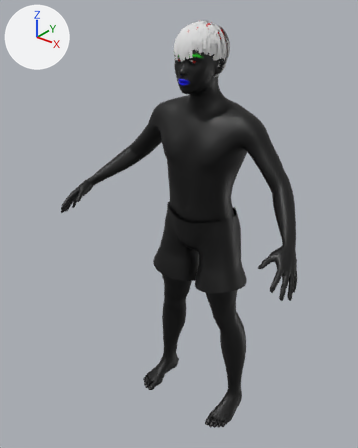
The glTF model public/surfer/male.glb as it was, and as the next commit left it.
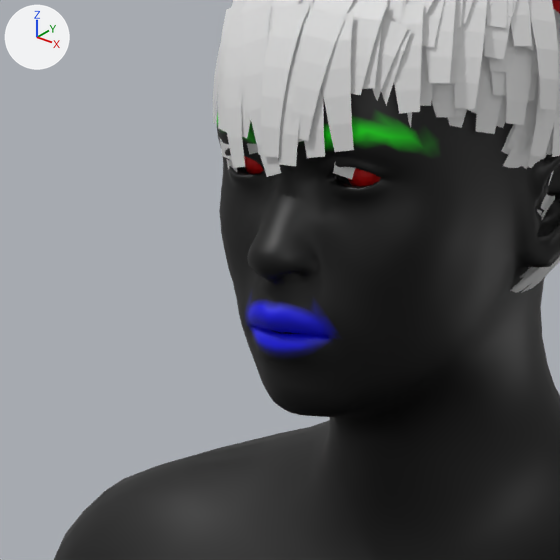
Each version appears first whole from a camera (50 mm lens) standing at (1.157, -1.636, 1.91) and looking at (-0.053, -0.125, 0.973), and next in a close-up on the part from 40% to 62% of the width and 8% to 25% of the height. Every picture has the same lights, and +X, +Y and +Z are marked at upper left. The older version's two pictures come first. Vertices at exactly the same position are counted once.

The older version as bpy lines, for what is in view:
```python
me_base = bpy.data.meshes.new('base')
me_base.from_pydata(...)  # 13380 vertices, 26756 faces; spans x -0.58..0.58, y -0.37..0.1, z 0.0..1.78
me_base.materials.append(mat_body)
me_male_eyes = bpy.data.meshes.new('male_eyes')
me_male_eyes.from_pydata(...)  # a UV sphere (24 segments, 16 rings, poles along z) spanning x 0.0209..0.0439, y -0.1516..-0.1286, z 1.6477..1.6707; a UV sphere (24 segments, 16 rings, poles along z) spanning x -0.0439..-0.0209, y -0.1516..-0.1286, z 1.6477..1.6707
me_male_eyes.materials.append(mat_eyes)
me_male_hair = bpy.data.meshes.new('male_hair')
me_male_hair.from_pydata(...)  # 10800 vertices, 9000 faces; spans x -0.101..0.1, y -0.175..0.058, z 1.57..1.787
me_male_hair.materials.append(mat_hair)  # white #e7e7e7
ob_male_body = bpy.data.objects.new('male_body', me_base)
ob_male_body.location = (0.0, 0.0, 0.0)
ob_male_eyes = bpy.data.objects.new('male_eyes', me_male_eyes)
ob_male_eyes.location = (0.0, 0.0, 0.0)
ob_male_hair = bpy.data.objects.new('male_hair', me_male_hair)
ob_male_hair.location = (0.0, 0.0, 0.0)
```
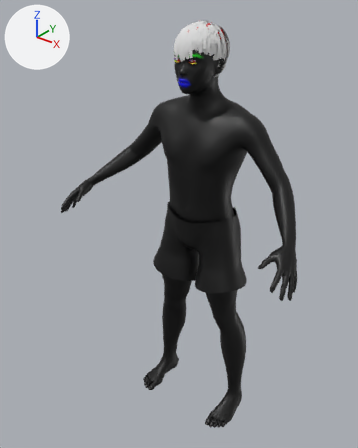
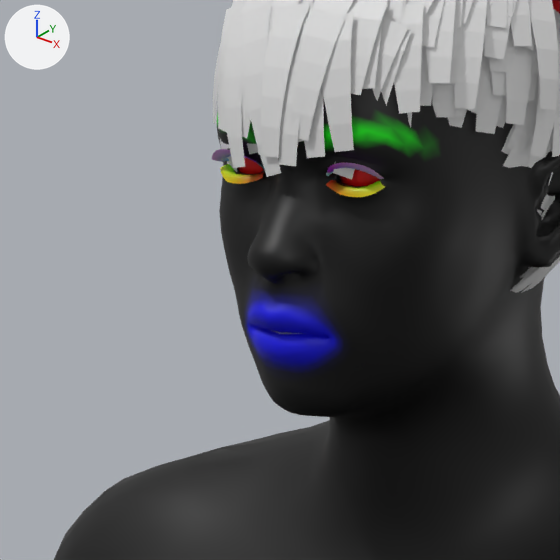
What changed in the scene script:
```text
Add mat_lashes:
    mat_lashes = bpy.data.materials.new('lashes')
    # nodes: BsdfPrincipled, Mix, OutputMaterial, VertexColor
    # colours: white #e7e7e7, mixed with the vertex colours
Change me_base:
    used by ob_male_body; location = (0.0, 0.0, 0.0)
    remove me_base.from_pydata(...)  # 13380 vertices, 26756 faces; spans x -0.58..0.58, y -0.37..0.1, z 0.0..1.78
    add me_base.from_pydata(...)  # 13568 vertices, 27000 faces; spans x -0.58..0.58, y -0.37..0.1, z 0.0..1.78
    me_base part 1: a new loose piece of 65 vertices spanning x 0.02..0.05, y -0.16..-0.15, z 1.66, in mat_lashes
    me_base part 2: a new loose piece of 65 vertices spanning x -0.05..-0.02, y -0.16..-0.15, z 1.66, in mat_lashes
    me_base part 3: a new loose piece of 60 vertices spanning x 0.02..0.05, y -0.16..-0.15, z 1.65..1.66, in mat_lashes
    me_base part 4: a new loose piece of 60 vertices spanning x -0.05..-0.02, y -0.16..-0.15, z 1.65..1.66, in mat_lashes
    me_base part 5: 796 kept faces spanning x -0.05..0.05, y -0.18..0.02, z 1.56..1.69 get new vertex colours
    other edits to the shape of me_base do not show in these pictures
    add me_base.materials.append(mat_lashes)
Change me_male_eyes:
    used by ob_male_eyes; location = (0.0, 0.0, 0.0)
    remove me_male_eyes.from_pydata(...)  # 724 vertices, 1440 faces; spans x -0.0439..0.0439, y -0.1516..-0.1286, z 1.6477..1.6707
    add me_male_eyes.from_pydata(...)  # 1476 vertices, 2944 faces; spans x -0.0486..0.0486, y -0.1545..-0.1222, z 1.643..1.6752
    me_male_eyes part 6: a new loose piece, a UV sphere (32 segments, 24 rings, poles along z) spanning x 0.0163..0.0486, y -0.1545..-0.1222, z 1.643..1.6752, in mat_eyes
    me_male_eyes part 7: a new loose piece, a UV sphere (32 segments, 24 rings, poles along z) spanning x -0.0486..-0.0163, y -0.1545..-0.1222, z 1.643..1.6752, in mat_eyes
    me_male_eyes part 8: the loose piece of 362 vertices spanning x 0.0209..0.0439, y -0.1516..-0.1286, z 1.6477..1.6707 is deleted
    me_male_eyes part 9: the loose piece of 362 vertices spanning x -0.0439..-0.0209, y -0.1516..-0.1286, z 1.6477..1.6707 is deleted
```

What differs and where, as boxes (x1, y1, x2, y2) in the close-ups (560 x 560 px):
'male_eyes', reshaped: before (244, 156, 381, 186); after (238, 157, 380, 186)
part 1 of me_base, added: after (326, 163, 384, 179)
part 2 of me_base, added: after (212, 149, 264, 169)
part 3 of me_base, added: after (326, 180, 385, 197)
part 4 of me_base, added: after (220, 164, 264, 184)
part 5 of me_base, recoloured: (223, 137, 387, 377) in both
part 6 of me_male_eyes, added: after (339, 169, 380, 186)
part 7 of me_male_eyes, added (mostly hidden): after (238, 157, 263, 174)
part 8 of me_male_eyes, deleted: before (348, 168, 381, 186)
part 9 of me_male_eyes, deleted (mostly hidden): before (244, 156, 263, 174)
